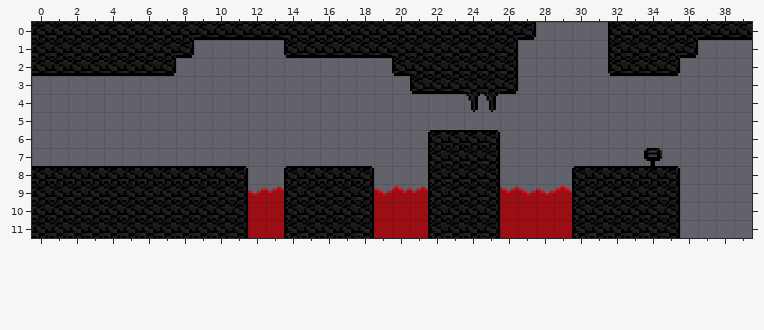
Tiled map: assets/maps/level1.tmx. The first picture shows the starting point.
Cells are 27x27 px. Shown: x 0..39, y 0..11.
After:
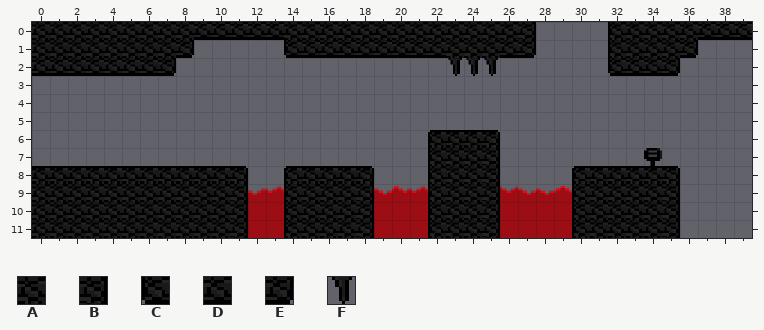
Key: from "tiles": A 10, B 11, C 16, D 17, E 18, F 39.
_ is an empty cell.
What changed:
Layer "Tile Layer 1":
y 0: x 27 E -> B
y 1: x 20..22 AAA -> DDD; x 26..27 B_ -> DE
y 2: x 20..26 CAAAAAB -> ___FFF_
y 3: x 21..26 CDDAAE -> ______
y 4: x 24..25 FF -> __
